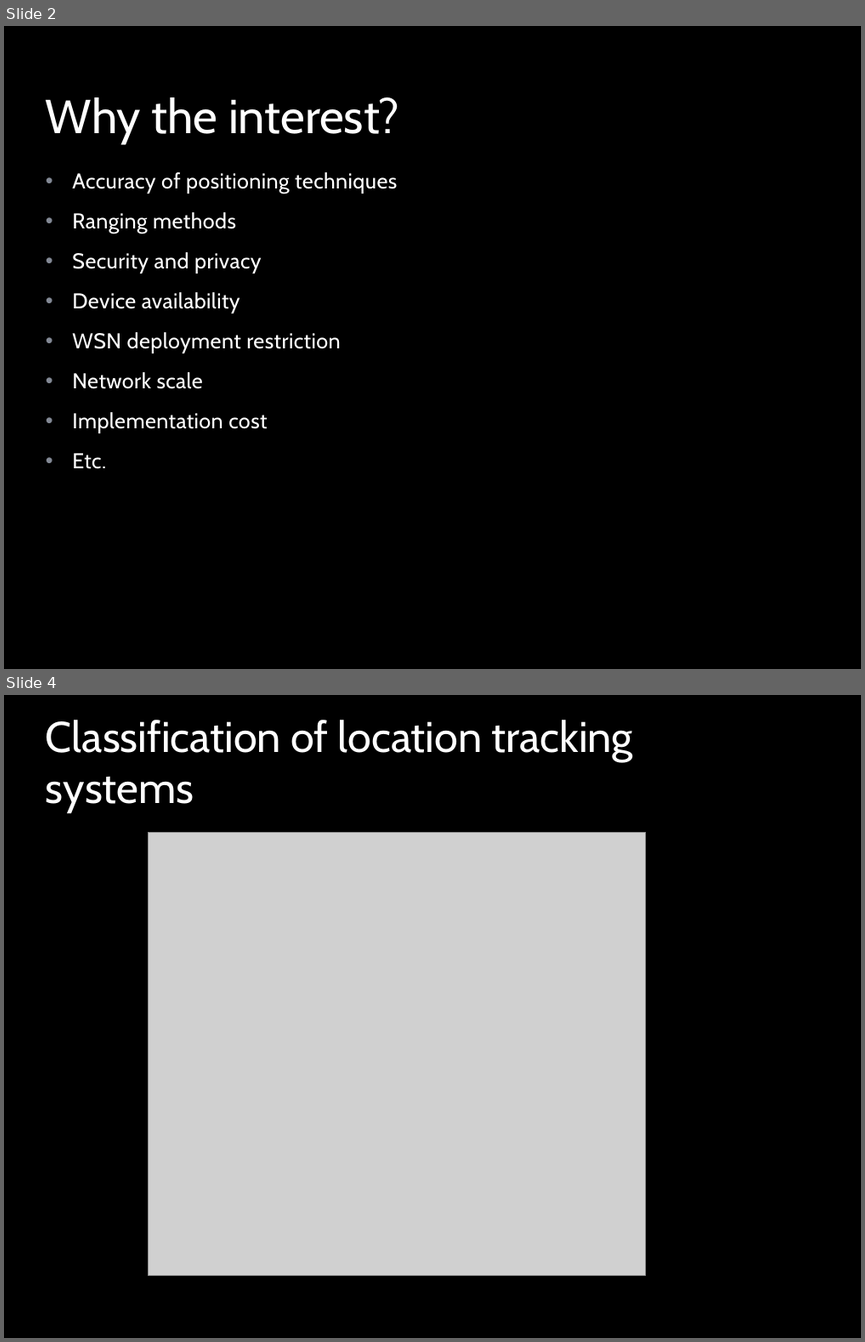
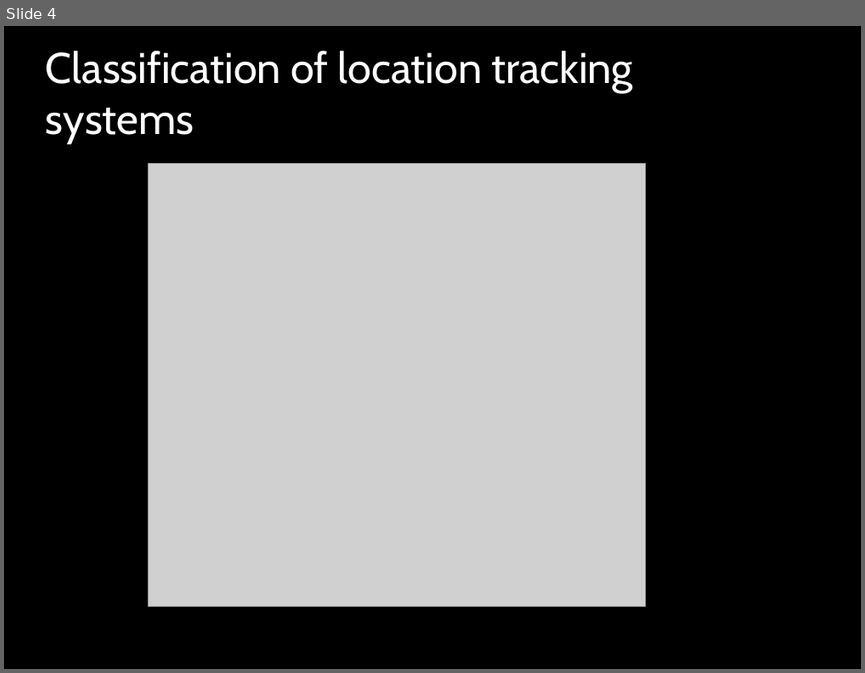
Before and after one commit to muadibbm/WifiIP, a slide deck: ppt/Indoor Locationing.pptx. Shown one above the other, each under a label of ours: slides 2 and 4 before the commit, slide 4 after it; the slides between them are not shown. The pictures are 865x1342 and 865x673 pixels, drawn with LibreOffice and Linux fonts; fonts in the diff are those of the drawing; grey boxes stand for pictures; background and template pictures are left out. Boxes give left, top, right and bottom in pixels: in the first picture for what was removed or moved away, otherwise in the second. Text is boxed around its words. In the diff, an @@ line names an element or a change of style, - is before the commit and + after.

```diff
--- a/ppt/Indoor Locationing.pptx
+++ b/ppt/Indoor Locationing.pptx
@@ slide 2 removed at [4,26,861,669], background picture (left out); not listed: 1 template element that a slide beside it also shows @@
@@ title removed at [46,97,399,143] @@
-Why the interest?
@@ text removed at [72,172,397,469] @@
-• Accuracy of positioning techniques
-• Ranging methods
-• Security and privacy
-• Device availability
-• WSN deployment restriction
-• Network scale
-• Implementation cost
-• Etc.
```
Also in this commit, not shown: 2 slides changed, 2 slides added, 2 other slides removed, 2 other files.
